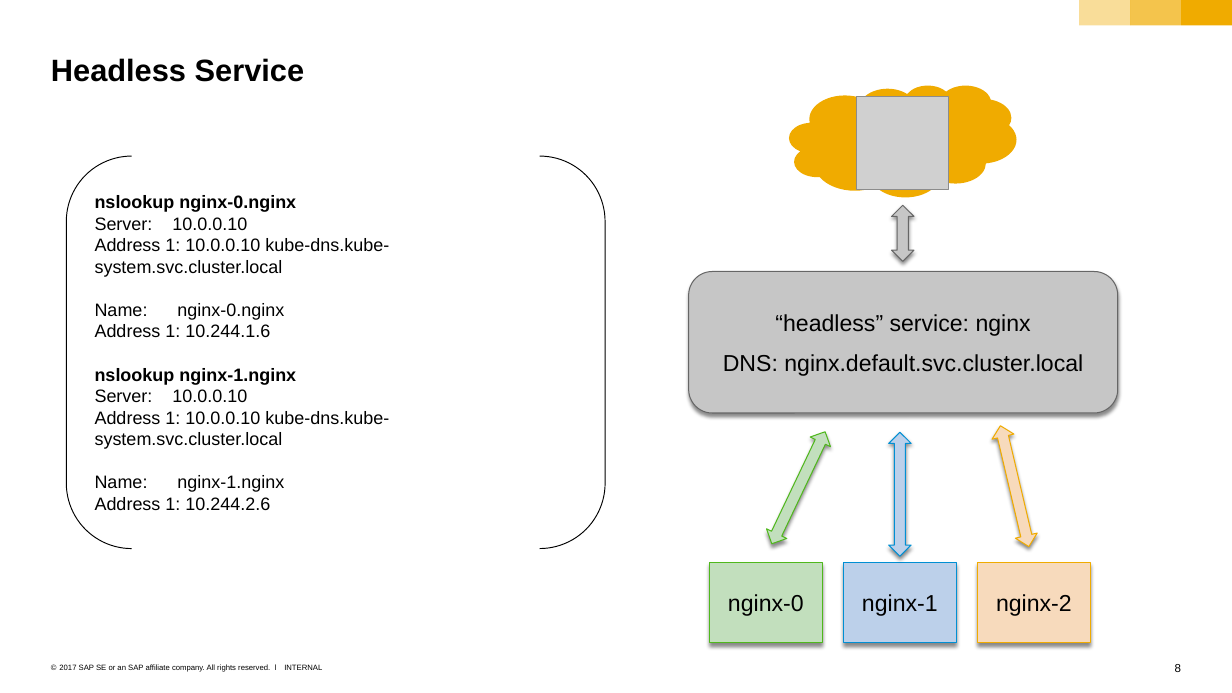
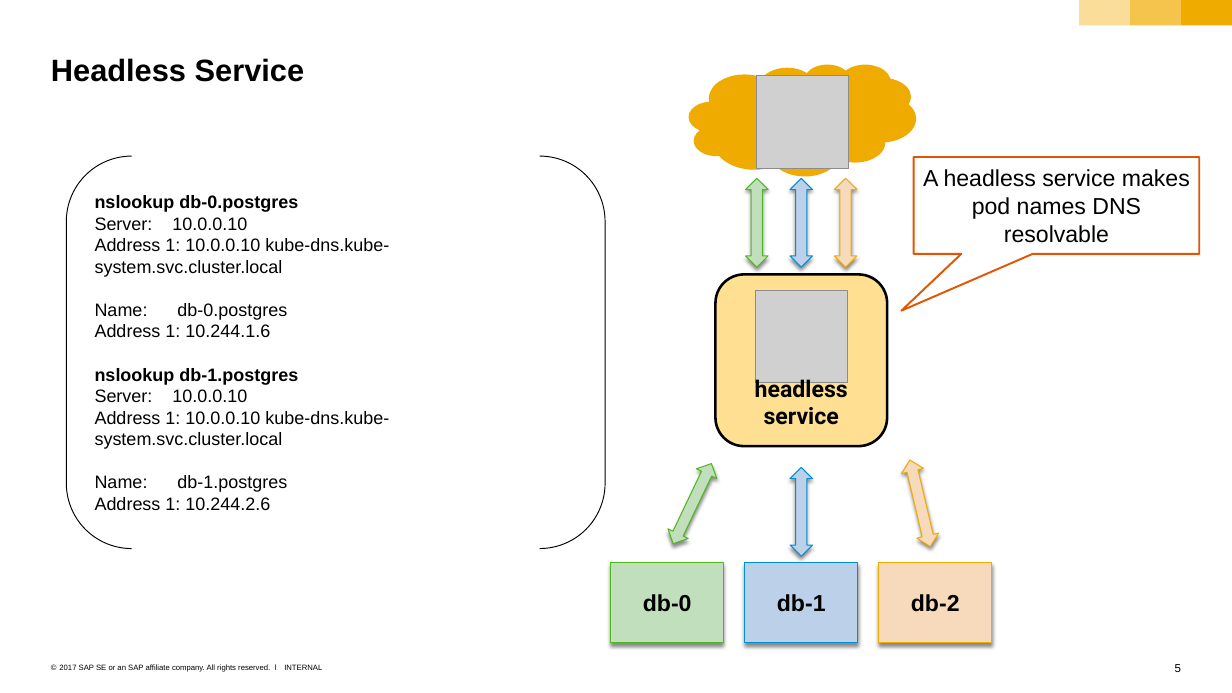
Before and after one commit to cuijiyao01/docker-k8s-training, a slide deck: slide 5 of kubernetes/10_statefulset.pptx (slide 8 before the commit). Drawn at 1232x693 pixels with LibreOffice and Linux fonts; fonts in the diff are those of the drawing; grey boxes stand for pictures. Boxes give left, top, right and bottom in pixels: in the first picture for what was removed or moved away, otherwise in the second. Text is boxed around its words. In the diff, an @@ line names an element or a change of style, - is before the commit and + after.

```diff
--- a/kubernetes/10_statefulset.pptx
+++ b/kubernetes/10_statefulset.pptx
@@ cloud: place and size @@
-cloud at bbox=[789, 85, 1016, 197]
+cloud at bbox=[689, 65, 916, 176]
@@ picture: place and size @@
-picture at bbox=[856, 97, 948, 189]
+picture at bbox=[756, 76, 849, 168]
@@ up down arrow added at bbox=[745, 178, 767, 267], fill #C2DFBD, outline #4FB81C 0.79 pt @@
@@ up down arrow added at bbox=[790, 178, 812, 267], fill #BDD1EA, outline #008FD3 0.79 pt @@
@@ up down arrow: place and size @@
-up down arrow at bbox=[891, 205, 913, 261]
+up down arrow at bbox=[834, 178, 856, 267]
@@ up down arrow at bbox=[834, 178, 856, 267]: fill #C6C6C6 to #F8DABD; outline #666666 0.79 pt to #F0AB00 0.79 pt @@
@@ speech box added at bbox=[913, 157, 1199, 254], fill #FFFFFF, outline #E35500 1.5 pt, 18 pt, text #000000 @@
+A headless service makes pod names DNS resolvable
@@ text in bracket pair at bbox=[95, 195, 298, 212]: text changed @@
-nslookup nginx-0.nginx
+nslookup db-0.postgres
@@ rounded rectangle removed at bbox=[689, 272, 1117, 413] @@
-“headless” service: nginx
-DNS: nginx.default.svc.cluster.local
@@ rounded rectangle added at bbox=[716, 274, 888, 446], fill #FFE093, outline #000000 2 pt @@
@@ picture added at bbox=[755, 290, 847, 382] @@
@@ text in bracket pair at bbox=[95, 303, 287, 320]: text changed @@
-Name: nginx-0.nginx
+Name: db-0.postgres
@@ text in bracket pair at bbox=[95, 368, 298, 385]: text changed @@
-nslookup nginx-1.nginx
+nslookup db-1.postgres
@@ text added at bbox=[755, 376, 848, 425], 18 pt, text #000000, bold @@
+headless service
@@ text in bracket pair at bbox=[95, 475, 287, 492]: text changed @@
-Name: nginx-1.nginx
+Name: db-1.postgres
@@ up down arrow: place and size @@
-up down arrow at bbox=[761, 427, 835, 548]
+up down arrow at bbox=[663, 459, 721, 548]
@@ up down arrow: place and size @@
-up down arrow at bbox=[888, 432, 911, 556]
+up down arrow at bbox=[790, 467, 812, 556]
@@ up down arrow: place and size @@
-up down arrow at bbox=[989, 423, 1039, 549]
+up down arrow at bbox=[899, 458, 941, 549]
@@ 3 rectangles: place and size @@
-3 rectangles at bbox=[709, 562, 1090, 643]
+3 rectangles at bbox=[610, 562, 991, 643]
@@ text in rectangle at bbox=[643, 594, 692, 612]: text changed; bold on @@
-nginx-0
+db-0
@@ text in rectangle at bbox=[777, 594, 826, 612]: text changed; bold on @@
-nginx-1
+db-1
@@ text in rectangle at bbox=[911, 594, 960, 612]: text changed; bold on @@
-nginx-2
+db-2
@@ page number at bbox=[1175, 664, 1181, 672]: text changed @@
-8
+5
```
Also in this commit, not shown: 3 slides added, 4 slides removed.
